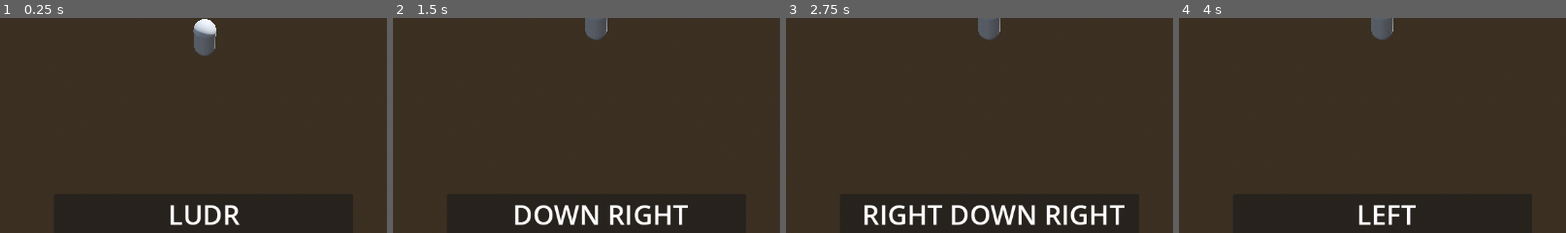
Above: before the commit, frames 1-4 (left to right).
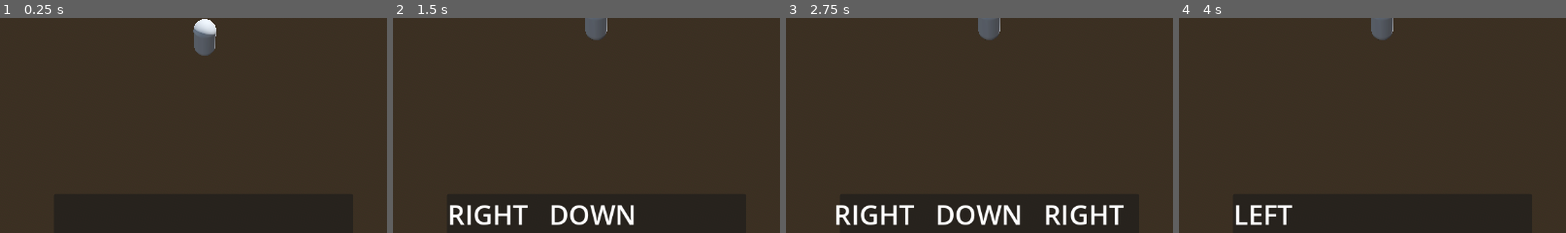
Above: after the commit, the same moments.

Repository: RadekWalaszczyk/ProjektJez
Game: Godot game, scene res://Scenes/TestScene.tscn
The game is run twice, just before and just after one commit, with the same random seed, the same clock (stepped at 60 frames per second) and the same inputs. Sound files missing from this copy of the repository are replaced by a short silence.
Inputs:
- Up to frame 1 (0.25 s): no input
- Up to frame 2 (1.5 s): hold Right (SpellRight) 0.53-1.28 s; tap Enter at 1.25 s; hold Down (SpellDown) from 1.28 s (still down)
- Up to frame 3 (2.75 s): tap Space at 2 s; release Down (SpellDown) at 2.03 s; hold Right (SpellRight) from 2.03 s (still down)
- Up to frame 4 (4 s): tap Enter at 2.75 s; release Right (SpellRight) at 2.78 s; hold Up (SpellUp) 2.78-3.53 s; tap Space at 3.5 s; hold Left (SpellLeft) from 3.53 s (still down)
The pictures show only the part of the screen within x 24-74%, y 47-97%; the shares and areas given below are measured in that part.

The runs differ from the first frame. In frame 1, 0.8% of the frame differs, in the area x 43-62%, y 86-97%; in frame 2, 3.3%; in frame 3, 3.3%, in the area x 12-88%, y 86-97%; in frame 4, 1.3%.

Commit message:
Castowanie spelli prawie

Diff:
--- a/ProjektJeż/Database/ComboSequences/BasicCombo.tres
+++ b/ProjektJeż/Database/ComboSequences/BasicCombo.tres
@@ -4,4 +4,4 @@
 
 [resource]
 script = ExtResource("1_hh3hw")
-ComboSequence = Array[int]([0, 0, 2, 3])
+ComboSequence = Array[int]([1, 4, 1, 4])
--- a/ProjektJeż/Prefabs/Player.tscn
+++ b/ProjektJeż/Prefabs/Player.tscn
@@ -81,9 +81,7 @@
 offset_right = 222.0
 offset_bottom = 62.0
 grow_horizontal = 2
-text = "LUDR"
 label_settings = SubResource("LabelSettings_vcd65")
-horizontal_alignment = 1
 vertical_alignment = 1
 uppercase = true
 
--- a/ProjektJeż/Scripts/Player_UI.gd
+++ b/ProjektJeż/Scripts/Player_UI.gd
@@ -7,6 +7,6 @@
 	var string : String
 	for spell in lastSpells:
 		if SpellCombo.Spells.keys()[spell] != "None":
-			string += " " + SpellCombo.Spells.keys()[spell]
+			string = SpellCombo.Spells.keys()[spell] + "   " +  string
 	LastSpells.text = string
 	pass
--- a/ProjektJeż/Scripts/SpellController.gd
+++ b/ProjektJeż/Scripts/SpellController.gd
@@ -4,10 +4,12 @@
 @export var Beat : BeatManager
 @export_range(0.1, 0.5) var BeatMargin : float
 
-var allCombos : Array[SpellCombo]
+var allCombosDict = {}
 
 var currCombo : Array[SpellCombo.Spells]
 var currentBeat = 0
+
+var halfSpellCasted : bool = false
 
 func _ready():
 	LoadAllCombos()
@@ -47,6 +49,7 @@
 func ClearCombo():
 	currCombo.clear()
 	UI.SetLastSpells(currCombo)
+	halfSpellCasted = false
 
 func CastSpell(currInput : SpellCombo.Spells, beat : int):
 	#var newSpell = BasicSpells[spell].instantiate()
@@ -59,7 +62,33 @@
 		currCombo.resize(4)
 		ClearCombo()
 		currCombo.push_front(currInput)
+
+	# SPRAWDZA SPELLE
+	var comboValue : SpellCombo
+	# 4 - duże combo
+	if currCombo.size() == 4:
+		if allCombosDict.has(currCombo):
+			comboValue = allCombosDict[currCombo]
+			print("Rzuca spella: ", comboValue.ComboSequence)
+	# 3 - pojedyńczy
+	elif currCombo.size() == 3 and !halfSpellCasted:
+		var resizedCombo = currCombo.slice(0, 2)
+		if allCombosDict.has(resizedCombo):
+			comboValue = allCombosDict[resizedCombo]
+			print("Rzuca spella: ", comboValue.ComboSequence)
+			ClearCombo()
+	# 2 lub 4 - pojedyńczy
+	elif currCombo.size() > 1:
+		var resizedCombo = currCombo.slice(0, 2)
+		if allCombosDict.has(resizedCombo):
+			comboValue = allCombosDict[resizedCombo]
+			print("Rzuca spella: ", comboValue.ComboSequence)
+			halfSpellCasted = true
+
+	print(currCombo.size())
 	UI.SetLastSpells(currCombo)
+
+
 
 func LoadAllCombos():
 	var path = "res://Database/ComboSequences/"
@@ -73,7 +102,7 @@
 			else:
 				var newFile = load(path + file_name)
 				if newFile is SpellCombo:
-					allCombos.append(newFile)
+					allCombosDict[newFile.ComboSequence] = newFile
 				#print("Found file: " + file_name)
 			file_name = dir.get_next()
 	else:
